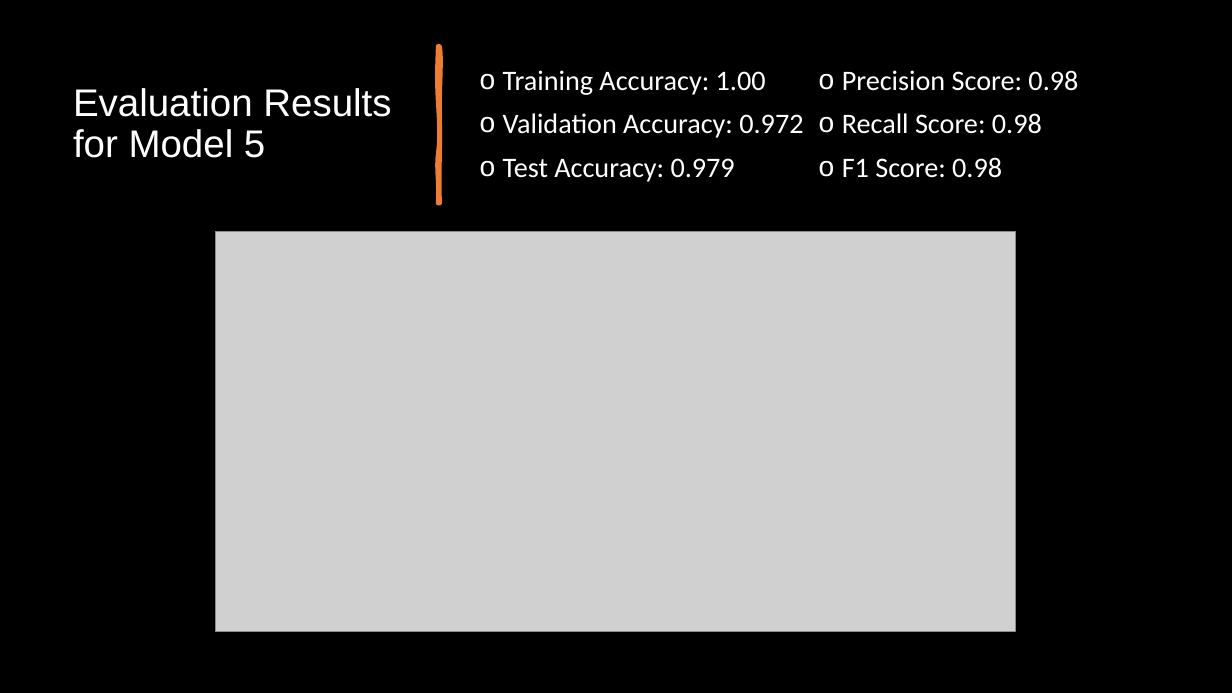
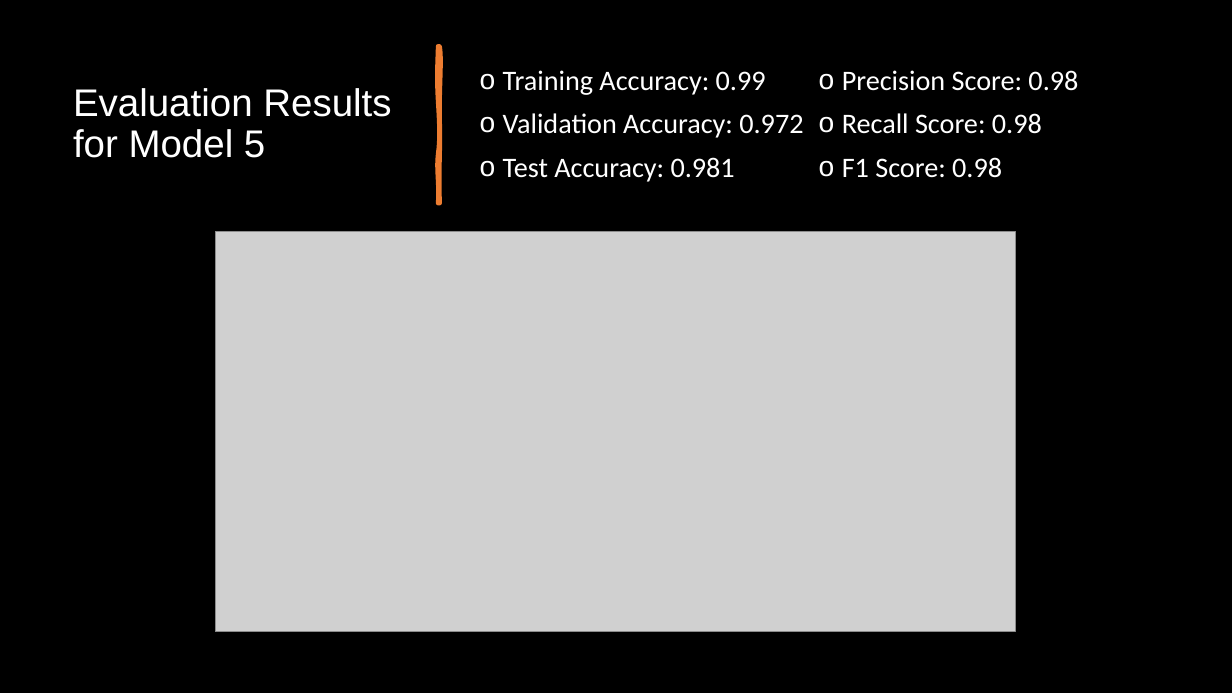
Before and after one commit to ahmedshahjahan/Data-Science-Capstone-Project-Brain-Tumor-Classification-Using-Deep-Learning, a slide deck: slide 22 of Capstone_Three_Final_Presentation (Shahjahan Ahmed).pptx. Drawn at 1232x693 pixels with LibreOffice and Linux fonts; fonts in the diff are those of the drawing; grey boxes stand for pictures. Boxes give left, top, right and bottom in pixels: in the first picture for what was removed or moved away, otherwise in the second. Text is boxed around its words. In the diff, an @@ line names an element or a change of style, - is before the commit and + after.

```diff
--- a/Capstone_Three_Final_Presentation (Shahjahan Ahmed).pptx
+++ b/Capstone_Three_Final_Presentation (Shahjahan Ahmed).pptx
@@ text at box(503, 70, 766, 95): text changed @@
-o Training Accuracy: 1.00
+o Training Accuracy: 0.99
@@ text at box(503, 157, 735, 182): text changed @@
-o Test Accuracy: 0.979
+o Test Accuracy: 0.981
```
Also in this commit, not shown: 4 other slides changed, 4 other files.
